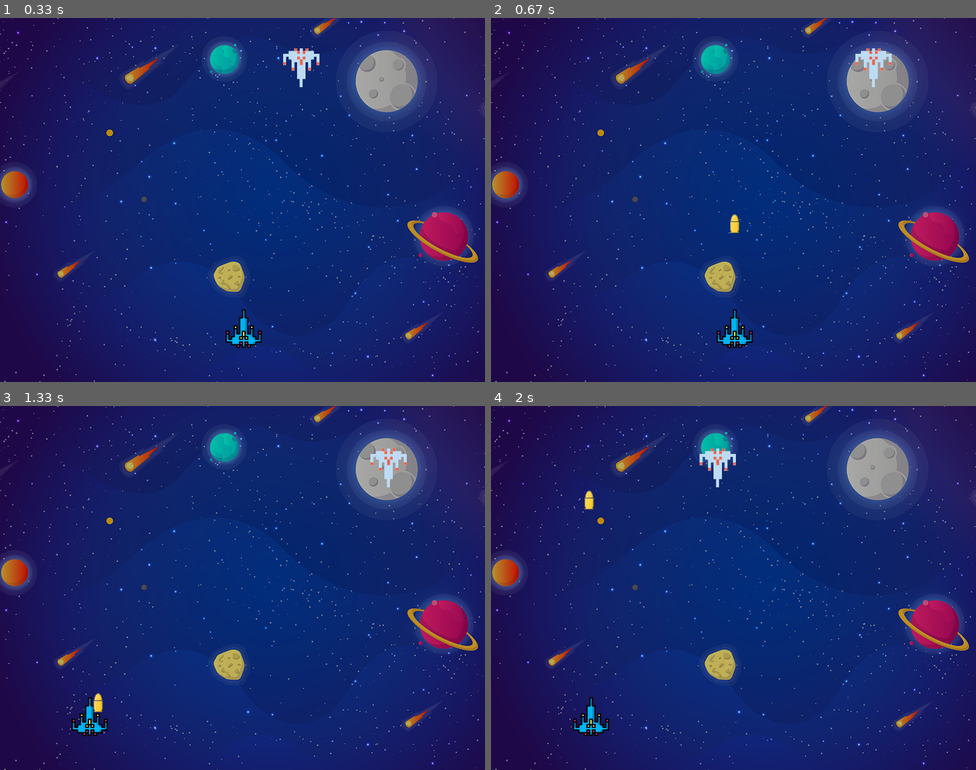
Above: before the commit, frames 1-4 (two rows, left to right).
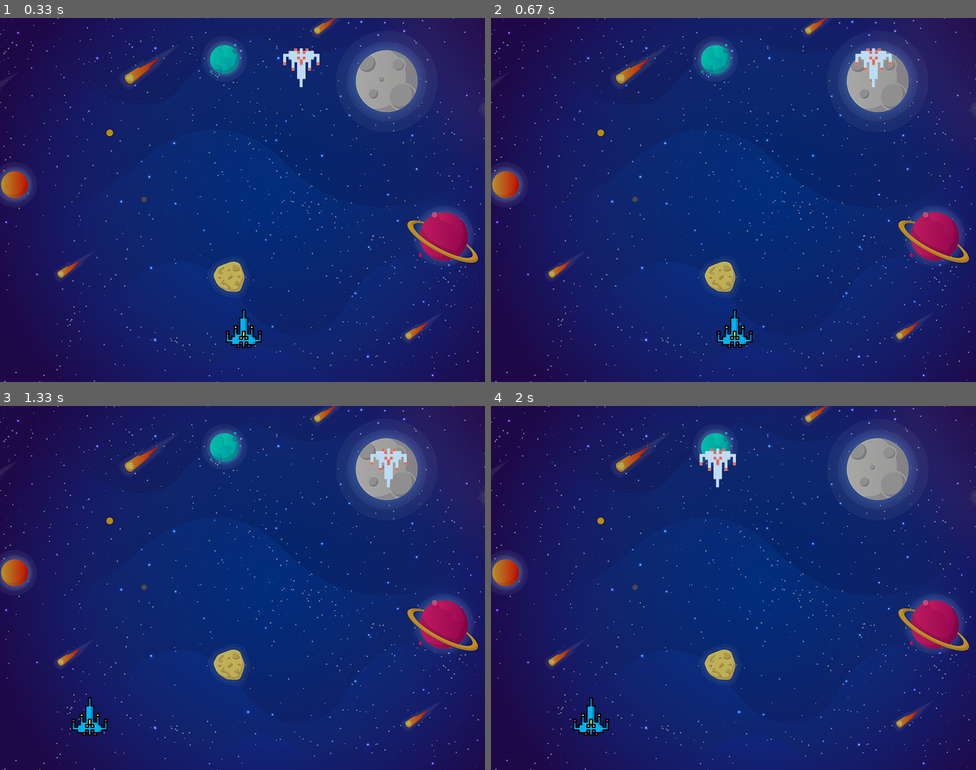
Above: after the commit, the same moments.

Repository: skyfast/pygame
Game: pygame game, started from main.py
Same seed, same stepped clock (60 frames per second), same inputs: the game is played once before the commit and once after it.
Inputs:
- Up to frame 1 (0.33 s): no input
- Up to frame 2 (0.67 s): tap Space at 0.33 s
- Up to frame 3 (1.33 s): hold Left 0.67-1.2 s; tap Space at 0.73, 1.03, 1.3 s; hold Left from 1.23 s (still down)
- Up to frame 4 (2 s): tap Space at 1.6, 1.73 s; release Left at 1.63 s; hold Right from 1.67 s (still down)

Frame 1 is identical in both runs. In frame 2, less than 0.1% of the frame differs, in the area x 49-52%, y 53-60%; in frame 3, less than 0.1%; in frame 4, less than 0.1%.

Commit message:
added comments to enemy file. Moved player to own file. Removed old code

Diff:
--- a/enemy.py
+++ b/enemy.py
@@ -1,16 +1,21 @@
 import pygame
 
+# enemy code
 
 class Enemy:
+    # path to image
     EnemyImg = pygame.image.load('trash.png')
+    # control how fast the enemy will move, same for all
     enemy_y_change = 20
     enemy_x_change = 400
 
     def __init__(self, x, y):
         self.x_cord = x
         self.y_cord = y
+        # tracks the way the enemy is moving
         self.going_right = True
 
+    # controls the movement, call every update
     def move(self, dt):
         if self.going_right:
             self.x_cord = self.x_cord + (dt * self.enemy_x_change)
@@ -25,6 +30,6 @@
             self.going_right = False
             self.y_cord += self.enemy_y_change
 
-
+    # draws the enemy on the screen, pass in the screen
     def draw(self, screen):
         screen.blit(self.EnemyImg, (self.x_cord, self.y_cord))
--- a/main.py
+++ b/main.py
@@ -4,6 +4,7 @@
 import math
 
 import enemy
+import player
 
 # initialize pygame
 pygame.init()
@@ -17,26 +18,20 @@
 icon = pygame.image.load('space-invaders.png')
 pygame.display.set_icon(icon)
 
-# Player and starting cord
-PlayerImg = pygame.image.load('player.png')
-playerX = 370
-playerY = 480
-# tracks where the player is moving
-player_x_change = 0
+# # Player and starting cord
+# PlayerImg = pygame.image.load('player.png')
+# playerX = 370
+# playerY = 480
+# # tracks where the player is moving
+# player_x_change = 0
 # tracks the last key pressed
 # this is used so the controls are smother
 last_key_down = 'none'
 
-#  Enemy and starting cord
-# EnemyImg = pygame.image.load('trash.png')
-# EnemyX = random.randint(0, 735)
-# EnemyY = 50
-
 #  Background
 background = pygame.image.load('background.png')
 
-# enemy_x_change = 400
-# enemy_y_change = 20
+
 
 # bullet
 bulletImg = pygame.image.load('bullet.png')
@@ -59,9 +54,9 @@
 
 
 # draw the player
-def Player(x, y):
-    screen.blit(PlayerImg, (x, y))
-
+# def Player(x, y):
+#     screen.blit(PlayerImg, (x, y))
+p = player.Player()
 
 # def enemy(x, y):
 #     screen.blit(EnemyImg, (x, y))
@@ -93,52 +88,40 @@
         if event.type == pygame.KEYUP:
             if (event.key == pygame.K_LEFT and last_key_down == 'left') or (event.key == pygame.K_RIGHT and
                                                                             last_key_down == 'right'):
-                player_x_change = 0
-                last_key_down = 'none'
+                p.moving = "none"
         # checks to see if there was a key press
         if event.type == pygame.KEYDOWN:
             if event.key == pygame.K_LEFT:
-                player_x_change = -400
+                p.moving = "left"
                 last_key_down = 'left'
             if event.key == pygame.K_RIGHT:
-                player_x_change = 400
+                p.moving = "right"
                 last_key_down = 'right'
-            if event.key == pygame.K_SPACE and bullet_state == "ready":
-                fire_bullet(playerX, playerY)
+            # if event.key == pygame.K_SPACE and bullet_state == "ready":
+            #     fire_bullet(playerX, playerY)
 
     # update player
-    playerX += player_x_change * dt
-    # bounds checking
-    if playerX < 0:
-        playerX = 0
-    # 800 - 64 = 763
-    if playerX > 736:
-        playerX = 736
+    p.move(dt)
+    # # bounds checking
+    # if playerX < 0:
+    #     playerX = 0
+    # # 800 - 64 = 763
+    # if playerX > 736:
+    #     playerX = 736
     # set screen
 
-    # EnemyX += enemy_x_change * dt
-
-    # if EnemyX < 0:
-    #     EnemyX = 0
-    #     enemy_x_change = 400
-    #     EnemyY += enemy_y_change
-    # if EnemyX > 736:
-    #     EnemyX = 736
-    #     enemy_x_change = -400
-    #     EnemyY += enemy_y_change
 
     screen.fill((0, 0, 0))
     # Background
     screen.blit(background, (0, 0))
-    Player(playerX, playerY)
-    # enemy(EnemyX, EnemyY)
-    if bullet_state == "fire":
-        bullet_y = bullet_y - (bullet_change * dt)
-        if bullet_y < 0:
-            bullet_y = 480
-            bullet_state = "ready"
-        else:
-            fire_bullet(bullet_x, bullet_y)
+    p.draw(screen)
+    # if bullet_state == "fire":
+    #     bullet_y = bullet_y - (bullet_change * dt)
+    #     if bullet_y < 0:
+    #         bullet_y = 480
+    #         bullet_state = "ready"
+    #     else:
+    #         fire_bullet(bullet_x, bullet_y)
 
     e.move(dt)
     e.draw(screen)
--- /dev/null
+++ b/player.py
@@ -0,0 +1,26 @@
+import pygame
+
+
+class Player:
+    PlayerImg = pygame.image.load('player.png')
+    x_change = 400
+
+    def __init__(self):
+        self.x_cord = 370
+        self.y_cord = 480
+        self.moving = "none"
+
+    def move(self, dt):
+        if self.moving == "none":
+            return
+        elif self.moving == "left":
+            self.x_cord -= self.x_change * dt
+            if self.x_cord < 0:
+                self.x_cord = 0
+        elif self.moving == "right":
+            self.x_cord += self.x_change * dt
+            if self.x_cord > 736:
+                self.x_cord = 736
+
+    def draw(self, screen):
+        screen.blit(self.PlayerImg, (self.x_cord, self.y_cord))
